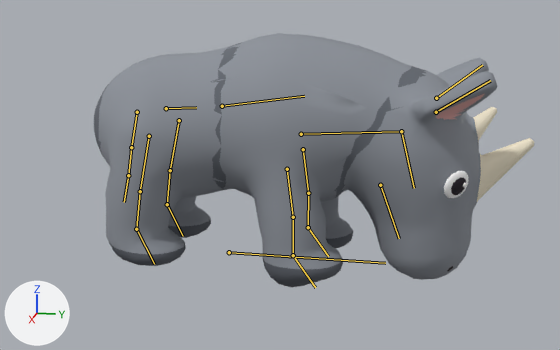
Before and after pictures for a commit that changed the glTF model art_sources/own/black_rhino_LOD1.glb.
Rendered twice from a 50 mm camera at (4.94, 1.52, 1.77) aimed at (0.04, 0.54, 0.55). Every picture has the same lights, and +X, +Y and +Z are marked at lower left. The picture after the commit comes second. Both versions are drawn at frame 5 of the action 'attack'; the numbers are the values there. The bones that bend it are drawn over the model as lines.

Names of what the first picture shows: 'black_rhino'.
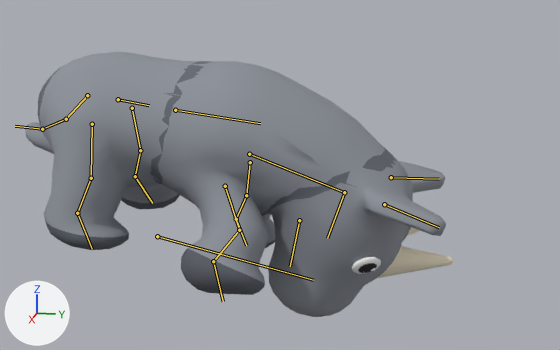
Pixel boxes (x1, y1, x2, y2) of what changed, in the pictures (560 x 350 px):
'black_rhino', posed: before (94, 33, 534, 287); after (25, 52, 453, 317)
bone 'root', root to tip: before (229, 252) to (385, 263); after (157, 236) to (313, 280)
bone 'chest', root to tip: before (222, 106) to (304, 96); after (175, 110) to (260, 123)
bone 'neck', root to tip: before (301, 134) to (401, 131); after (249, 154) to (344, 192)
bone 'head', root to tip: before (401, 131) to (414, 188); after (344, 192) to (327, 238)
bone 'ear.L', root to tip: before (436, 98) to (482, 65); after (391, 177) to (439, 179)
bone 'ear.R', root to tip: before (436, 112) to (490, 80); after (384, 204) to (439, 227)
bone 'fl_upper.L', root to tip: before (303, 149) to (308, 193); after (250, 162) to (246, 195)
bone 'fl_lower.L', root to tip: before (308, 193) to (308, 227); after (246, 195) to (236, 219)
bone 'fl_upper.R', root to tip: before (287, 169) to (293, 217); after (225, 186) to (239, 230)
bone 'fl_lower.R', root to tip: before (293, 217) to (293, 255); after (239, 230) to (213, 261)
bone 'fl_foot.R', root to tip: before (293, 255) to (315, 287); after (213, 261) to (223, 301)
bone 'tail1', root to tip: before (137, 112) to (131, 147); after (87, 95) to (66, 119)
bone 'tail2', root to tip: before (131, 147) to (128, 175); after (66, 119) to (42, 129)
bone 'tail3', root to tip: before (128, 175) to (124, 202); after (42, 129) to (15, 126)
bone 'hl_upper.L', root to tip: before (179, 120) to (170, 170); after (132, 108) to (140, 150)
bone 'hl_lower.L', root to tip: before (170, 170) to (167, 204); after (140, 150) to (135, 176)
bone 'hl_foot.L', root to tip: before (167, 204) to (183, 236); after (135, 176) to (152, 203)
bone 'hl_upper.R', root to tip: before (149, 136) to (140, 191); after (92, 124) to (91, 178)
bone 'hl_lower.R', root to tip: before (140, 191) to (136, 229); after (91, 178) to (77, 213)
bone 'hl_foot.R', root to tip: before (136, 229) to (154, 264); after (77, 213) to (92, 249)

The edits, one by one:
Bone 'root' (bone_root) moves from (0.0, 0.175, -0.033) to (0.0, -0.342, 0.049).
Bone 'root' (bone_root) turns from (0, 0, 0) to (-12, 0, 0) degrees about its own x, y and z.
Bone 'root' (bone_root) is rescaled from (1.0, 1.0, 1.0) to (1.14, 1.05, 0.9).
Bone 'chest' (bone_chest) turns from (-3, 0, 0) to (-5, 0, 0) degrees about its own x, y and z.
Bone 'neck' (bone_neck) turns from (-20, 0, 0) to (-30, 0, 0) degrees about its own x, y and z.
Bone 'head' (bone_head) turns from (-14, 0, 0) to (-21, 0, 0) degrees about its own x, y and z.
Bone 'ear.L' (bone_ear_l) turns from (-23, 0, 0) to (-30, 0, 18) degrees about its own x, y and z.
Bone 'ear.R' (bone_ear_r) turns from (-23, 0, 0) to (-30, 0, -18) degrees about its own x, y and z.
Bone 'fl_upper.L' (bone_fl_upper_l) turns from (11, 0, 0) to (6, 0, 12) degrees about its own x, y and z.
Bone 'fl_lower.L' (bone_fl_lower_l) turns from (-8, 0, 0) to (-12, 0, 0) degrees about its own x, y and z.
Bone 'fl_upper.R' (bone_fl_upper_r) turns from (11, 0, 0) to (37, 0, -34) degrees about its own x, y and z.
Bone 'fl_lower.R' (bone_fl_lower_r) turns from (-8, 0, 0) to (-51, 0, 0) degrees about its own x, y and z.
Bone 'fl_foot.R' (bone_fl_foot_r) turns from (0, 0, 0) to (12, 0, 0) degrees about its own x, y and z.
Bone 'tail1' (bone_tail1) turns from (-3, 0, 0) to (-21, 0, 0) degrees about its own x, y and z.
Bone 'tail2' (bone_tail2) turns from (-3, 0, 0) to (-26, 0, 0) degrees about its own x, y and z.
Bone 'tail3' (bone_tail3) turns from (-3, 0, 0) to (-30, 0, 0) degrees about its own x, y and z.
Bone 'hl_upper.L' (bone_hl_upper_l) turns from (-12, 0, 0) to (12, 0, 12) degrees about its own x, y and z.
Bone 'hl_lower.L' (bone_hl_lower_l) turns from (5, 0, 0) to (-18, 0, 0) degrees about its own x, y and z.
Bone 'hl_foot.L' (bone_hl_foot_l) turns from (6, 0, 0) to (12, 0, 0) degrees about its own x, y and z.
Bone 'hl_upper.R' (bone_hl_upper_r) turns from (-12, 0, 0) to (12, 0, -12) degrees about its own x, y and z.
Bone 'hl_lower.R' (bone_hl_lower_r) turns from (5, 0, 0) to (-18, 0, 0) degrees about its own x, y and z.
Bone 'hl_foot.R' (bone_hl_foot_r) turns from (6, 0, 0) to (12, 0, 0) degrees about its own x, y and z.
